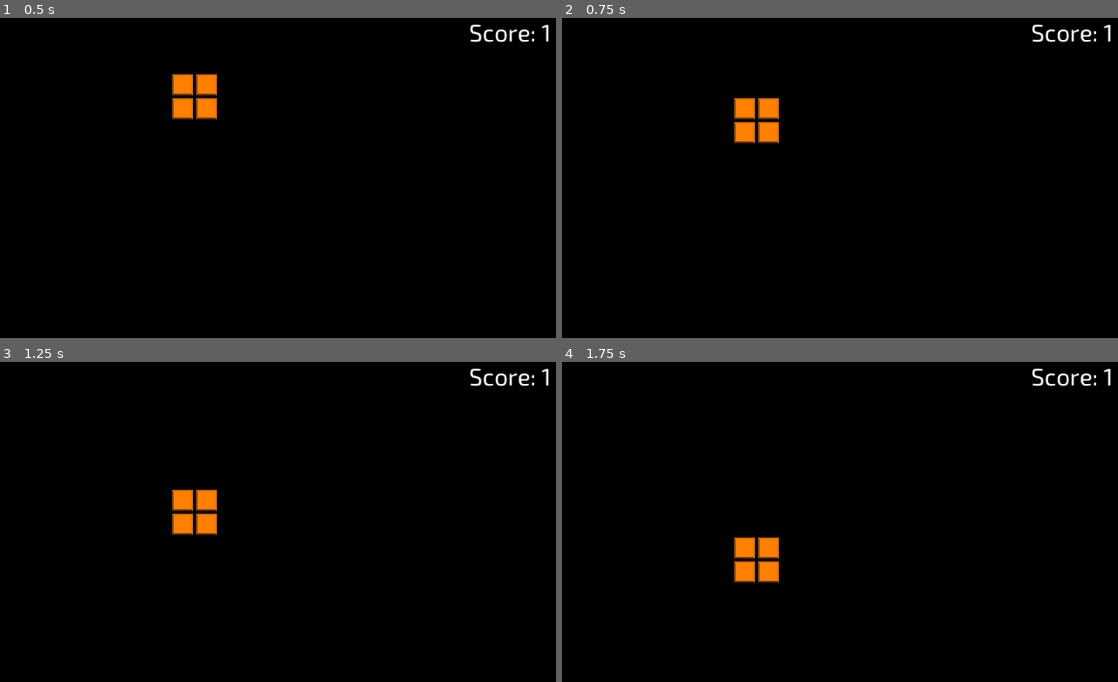
Above: before the commit, frames 1-4 (two rows, left to right).
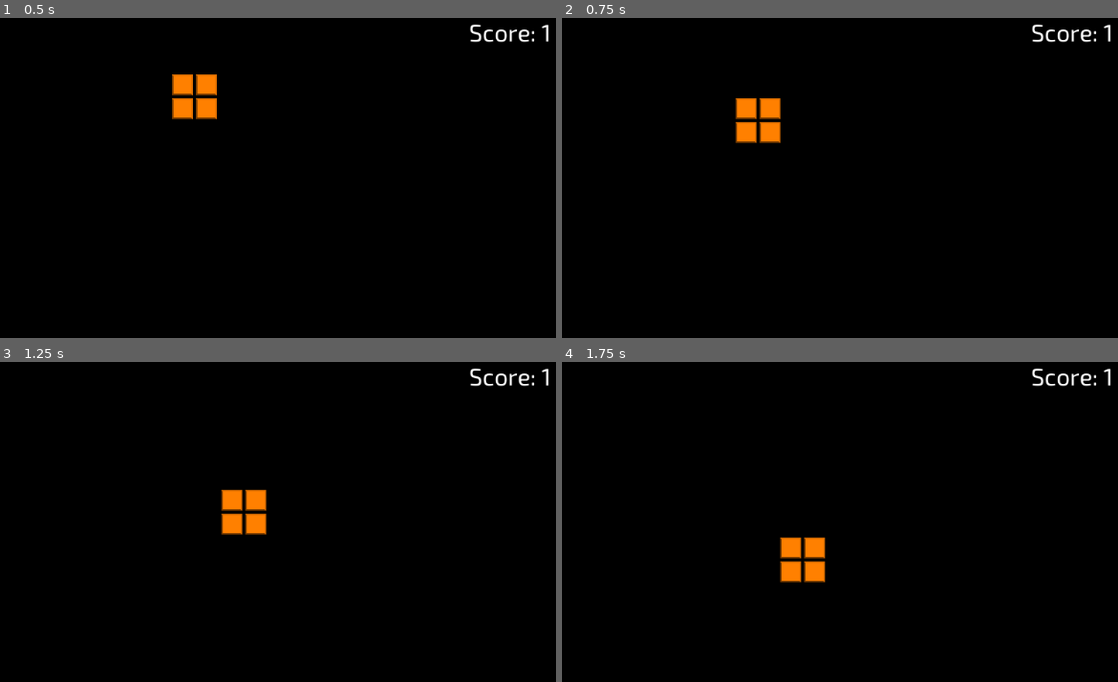
Above: after the commit, the same moments.

Repository: danielcannell/rotatris
Game: Godot game, scene res://Main.tscn
Same seed, same stepped clock (60 frames per second), same inputs: the game is played once before the commit and once after it.
Inputs:
- Up to frame 1 (0.5 s): no input
- Up to frame 2 (0.75 s): hold Right (move_right, bound only after the commit) from 0.53 s (still down)
- Up to frame 3 (1.25 s): keep holding Right (move_right, bound only after the commit)
- Up to frame 4 (1.75 s): release Right (move_right, bound only after the commit) at 1.28 s; hold Left (move_left, bound only after the commit) from 1.28 s (still down)

Frame 1 is identical in both runs. In frame 2, 0.3% of the frame differs, in the area x 30-40%, y 25-40%; in frame 3, 2.1%; in frame 4, 2.1%, in the area x 30-48%, y 54-69%.

Commit message:
Make the currently falling block controllable

Diff:
--- a/Playfield.gd
+++ b/Playfield.gd
@@ -18,6 +18,9 @@
 
 # TODO: Should spawn when falling tetronimo lands
 var time_until_spawn := 0.0
+
+# The block current controlled by user input
+var controlled_block : Block = null
 
 
 # Called when the node enters the scene tree for the first time.
@@ -58,10 +61,22 @@
         done = true
 
         for block in self.blocks:
-            if not block.moved and block.can_move(grid, self.gravity):
-                block.move(grid, self.gravity)
+            var step := self.gravity
+
+            if block == self.controlled_block:
+                if Input.is_action_pressed("move_left"):
+                    step = [step[0] - self.gravity[1], step[1] + self.gravity[0]]
+                if Input.is_action_pressed("move_right"):
+                    step = [step[0] + self.gravity[1], step[1] - self.gravity[0]]
+
+            if not block.moved and block.can_move(grid, step):
+                block.move(grid, step)
                 block.moved = true
                 done = false
+
+        # When the controlled block lands it becomes uncontrolled
+        if self.controlled_block != null and not self.controlled_block.moved:
+            self.controlled_block = null
 
 
 func rotate_gravity():
@@ -74,4 +89,5 @@
     block.coord = [-(Globals.GRID_HALF_WIDTH + 2) * gravity[0], -(Globals.GRID_HALF_WIDTH + 2) * gravity[1]]
     add_child(block)
     self.blocks.append(block)
+    self.controlled_block = block
     self.emit_signal("score_changed", self.blocks.size())
--- a/project.godot
+++ b/project.godot
@@ -32,6 +32,21 @@
 
 common/drop_mouse_on_gui_input_disabled=true
 
+[input]
+
+move_left={
+"deadzone": 0.5,
+"events": [ Object(InputEventKey,"resource_local_to_scene":false,"resource_name":"","device":0,"alt":false,"shift":false,"control":false,"meta":false,"command":false,"pressed":false,"scancode":16777231,"physical_scancode":0,"unicode":0,"echo":false,"script":null)
+, Object(InputEventKey,"resource_local_to_scene":false,"resource_name":"","device":0,"alt":false,"shift":false,"control":false,"meta":false,"command":false,"pressed":false,"scancode":65,"physical_scancode":0,"unicode":0,"echo":false,"script":null)
+ ]
+}
+move_right={
+"deadzone": 0.5,
+"events": [ Object(InputEventKey,"resource_local_to_scene":false,"resource_name":"","device":0,"alt":false,"shift":false,"control":false,"meta":false,"command":false,"pressed":false,"scancode":16777233,"physical_scancode":0,"unicode":0,"echo":false,"script":null)
+, Object(InputEventKey,"resource_local_to_scene":false,"resource_name":"","device":0,"alt":false,"shift":false,"control":false,"meta":false,"command":false,"pressed":false,"scancode":68,"physical_scancode":0,"unicode":0,"echo":false,"script":null)
+ ]
+}
+
 [physics]
 
 common/enable_pause_aware_picking=true
